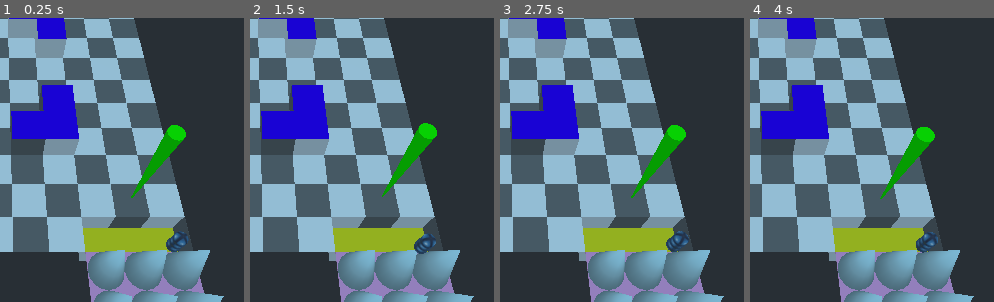
Above: before the commit, frames 1-4 (left to right).
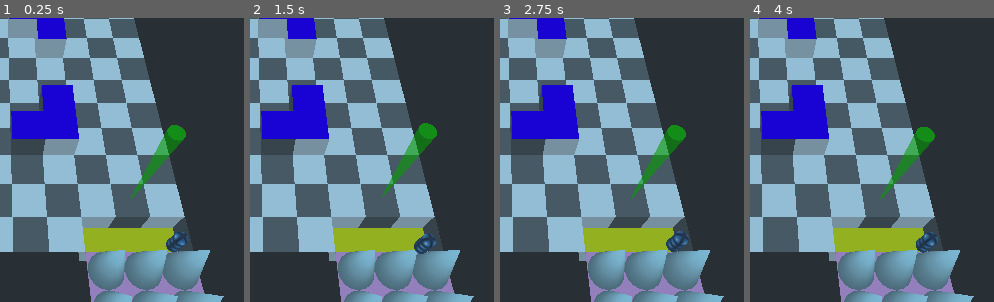
Above: after the commit, the same moments.

Repository: MrJustreborn/BattleMess
Game: Godot game, scene res://test/testlvl.tscn
Same seed, same stepped clock (60 frames per second), same inputs: the game is played once before the commit and once after it. The engine's default icon, where the game draws it, is replaced by a stand-in: a white triangle on a blue panel in a dark square.
Inputs (mouse positions are % of the whole screen's width and height, from its top left):
- Up to frame 1 (0.25 s): no input
- Up to frame 2 (1.5 s): tap Enter (ui_accept) at 0.5, 0.77 s; move the mouse to (74, 42) at 0.52 s; hold Up (ui_up) 0.53-1.28 s; click (74, 42) at 0.67 s; move the mouse to (27, 53) at 1.27 s
- Up to frame 3 (2.75 s): tap Enter (ui_accept) at 1.52 s; move the mouse to (60, 24) at 2.02 s; hold Up (ui_up) from 2.03 s (still down)
- Up to frame 4 (4 s): tap Enter (ui_accept) at 2.75, 3.02, 3.5, 3.77 s; move the mouse to (43, 68) at 2.77 s; click (43, 68) at 2.92 s; move the mouse to (83, 63) at 3.52 s; release Up (ui_up) at 3.53 s
The pictures show only the part of the screen within x 50-100%, y 32-82%; the shares and areas given below are measured in that part.

The runs differ from the first frame. In frame 1, 1.4% of the frame differs, in the area x 53-77%, y 37-64%; in frame 2, 1.4%, in the area x 54-77%, y 36-64%; in frame 3, 1.4%; in frame 4, 1.3%.

Commit message:
Make preview mat transparent

Diff:
--- a/godot/vfx/kill_preview.tres
+++ b/godot/vfx/kill_preview.tres
@@ -1,4 +1,4 @@
 [gd_resource type="SpatialMaterial" format=2]
 
 [resource]
-albedo_color = Color( 1, 0, 0, 1 )
+albedo_color = Color( 1, 0, 0, 0.588235 )
--- a/godot/vfx/merge_preview.tres
+++ b/godot/vfx/merge_preview.tres
@@ -1,4 +1,4 @@
 [gd_resource type="SpatialMaterial" format=2]
 
 [resource]
-albedo_color = Color( 0, 0.180392, 1, 1 )
+albedo_color = Color( 0, 0.180392, 1, 0.588235 )
--- a/godot/vfx/move_preview.tres
+++ b/godot/vfx/move_preview.tres
@@ -1,4 +1,5 @@
 [gd_resource type="SpatialMaterial" format=2]
 
 [resource]
-albedo_color = Color( 0.0313726, 1, 0, 1 )
+flags_transparent = true
+albedo_color = Color( 0.0313726, 1, 0, 0.588235 )
